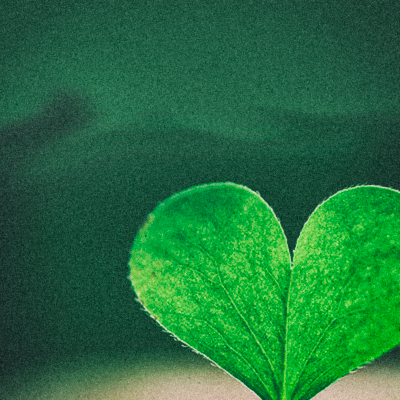
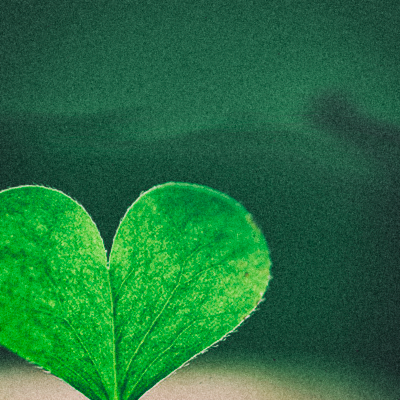
The second 400px x 400px image is a revision of the first. Changes to its layers:
painted on "Classic Camera 3 (AEP)" over [0, 0, 400, 400]
painted on "Layer 3" over [0, 42, 400, 400]
painted on "Screen Shot 2014-04-13 at 10.39.09 PM" over [0, 27, 400, 400]
